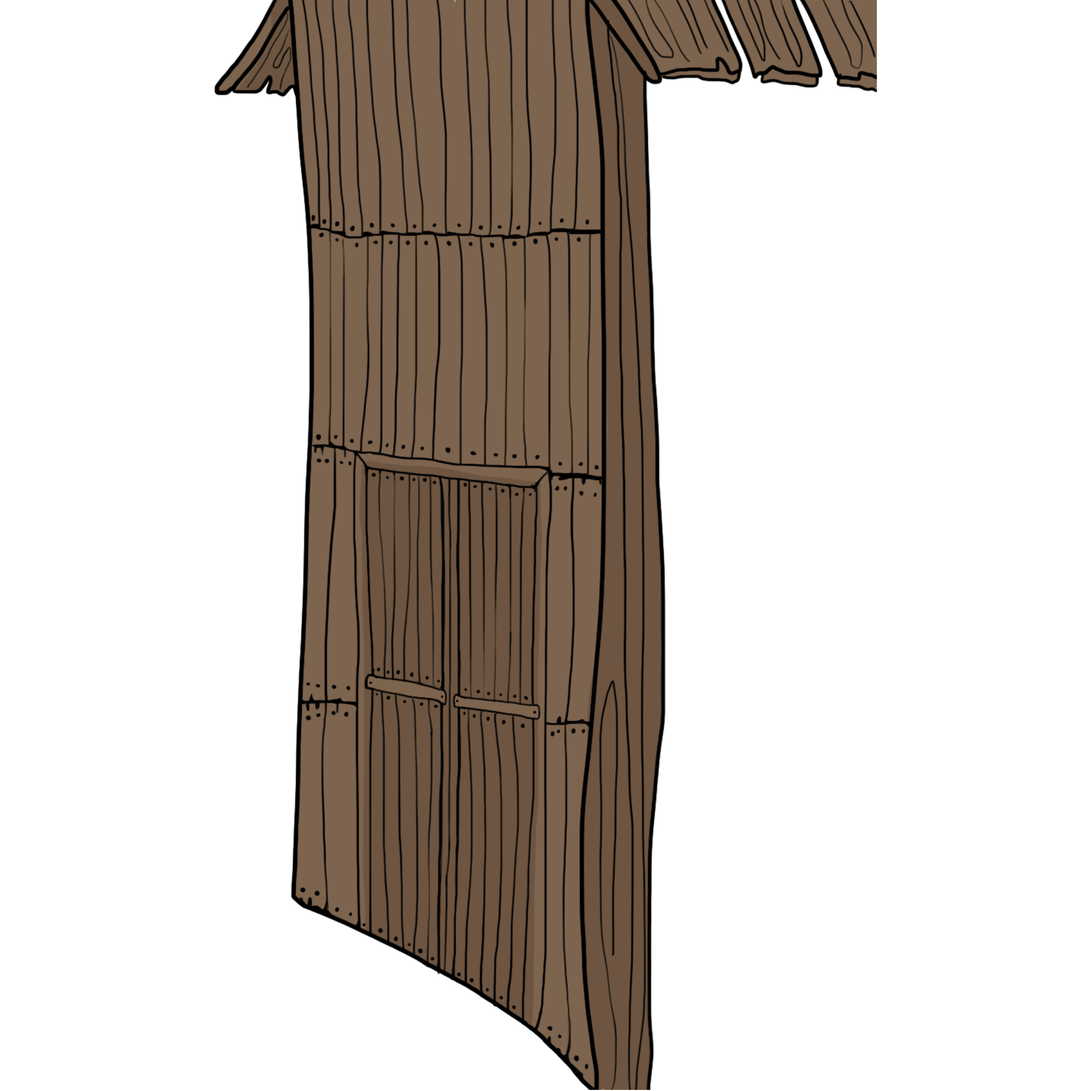
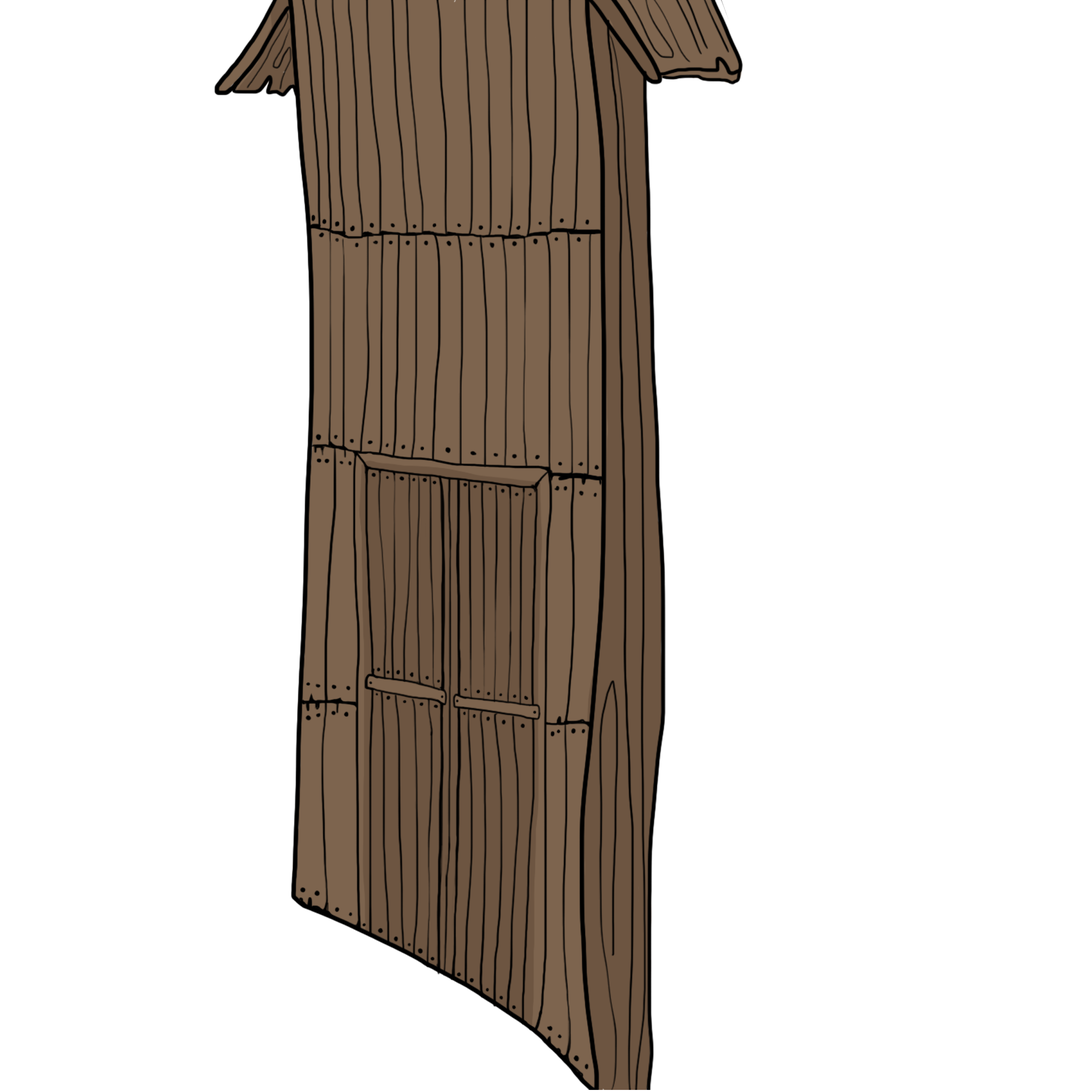
Before/after of a 1091x1091 layered artwork. What changed in the layer stack:
painted on "warehouse" over [721, 0, 878, 93]
painted on "Layer 1" over [721, 0, 878, 91]
